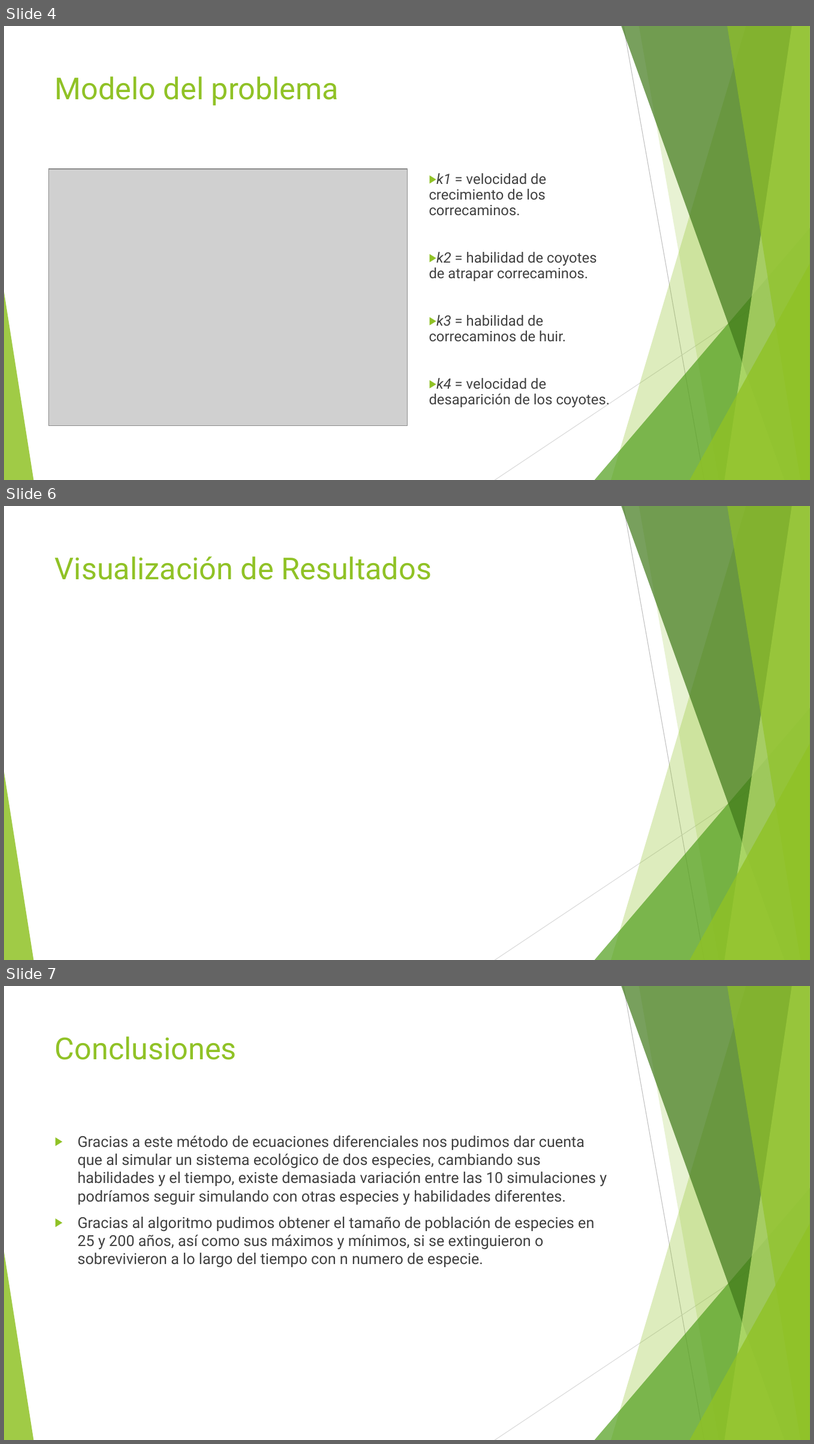
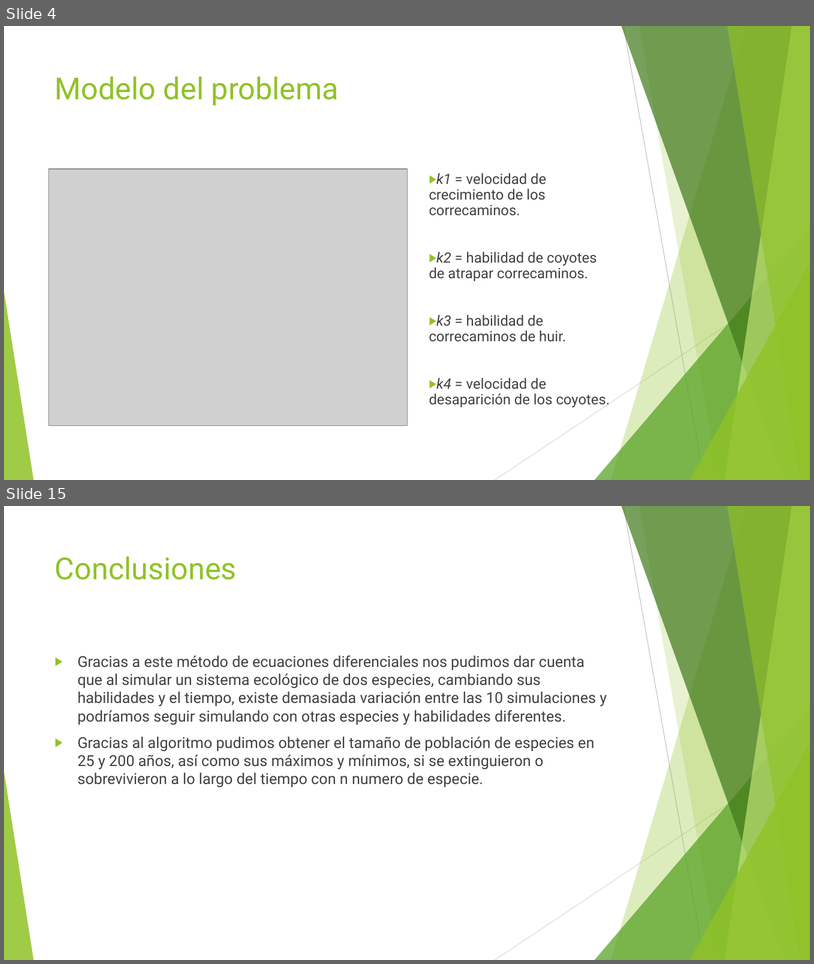
Before and after one commit to javierpreciado9/proyecto_modulo3, a slide deck: ProyectoModulo3_MendozaE1_PreciadoJ2_IrigoyenC3.pptx. Shown one above the other, each under a label of ours: slides 4, 6 and 7 before the commit, slides 4 and 15 after it; the slides between them are not shown. The pictures are 814x1444 and 814x964 pixels, drawn with LibreOffice and Linux fonts; fonts in the diff are those of the drawing; grey boxes stand for pictures. Boxes give left, top, right and bottom in pixels: in the first picture for what was removed or moved away, otherwise in the second. Text is boxed around its words. In the diff, an @@ line names an element or a change of style, - is before the commit and + after.

```diff
--- a/ProyectoModulo3_MendozaE1_PreciadoJ2_IrigoyenC3.pptx
+++ b/ProyectoModulo3_MendozaE1_PreciadoJ2_IrigoyenC3.pptx
@@ slide 6 removed at <box>4,506,810,960</box>, background #FFFFFF; not listed: 10 template elements that a slide beside it also shows @@
@@ title removed at <box>55,556,432,580</box> @@
-Visualización de Resultados
@@ what was slide 7 is now slide 15 @@
```
Also in this commit, not shown: 10 slides added, 1 other slide removed, 1 other file.
